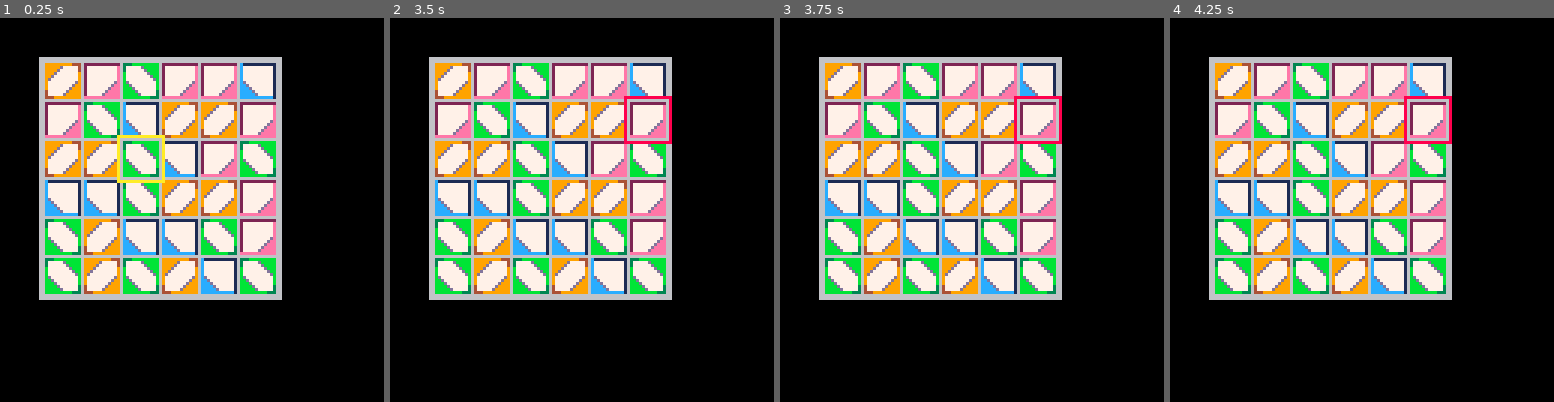
Above: before the commit, frames 1-4 (left to right).
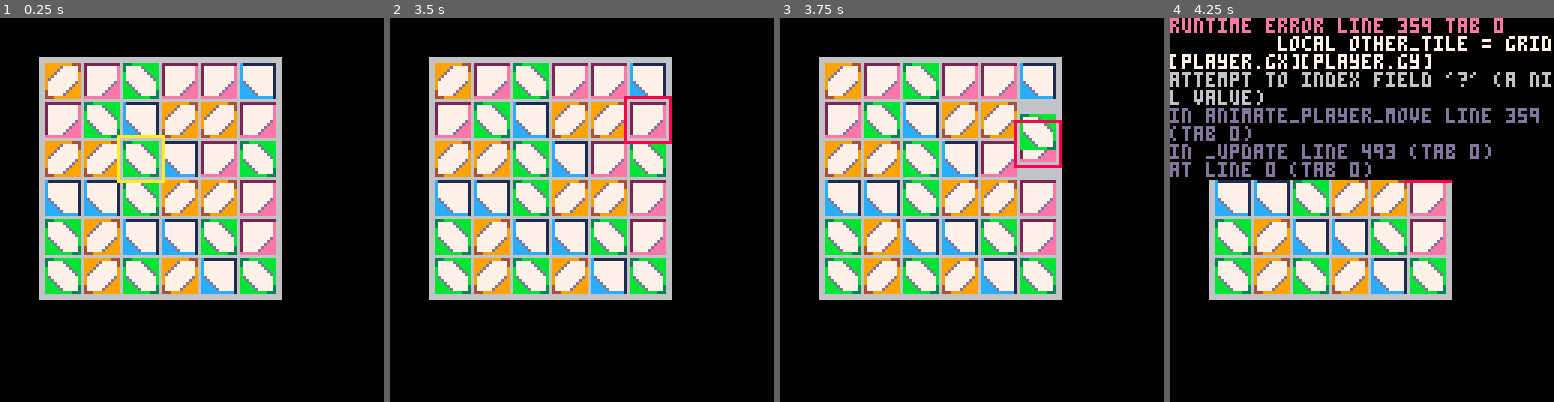
Above: after the commit, the same moments.

Repository: broquaint/pico8-carts
Game: PICO-8 cartridge eggjam4.p8
The game is run twice, just before and just after one commit, with the same random seed, the same clock (stepped at 60 frames per second) and the same inputs.
Inputs:
- Up to frame 1 (0.25 s): no input
- Up to frame 2 (3.5 s): tap X (X key) at 0.33, 1.07, 1.85, 2.97 s; tap O (Z key) at 0.7, 1.7, 2.1, 2.5, 2.9, 3.3 s; hold Right 1.6-2.1 s; hold Up 2.15-2.42 s; hold Right 2.47-3.03 s; hold Left from 3.08 s (still down)
- Up to frame 3 (3.75 s): release Left at 3.58 s; hold Down from 3.63 s (still down); tap O (Z key) at 3.7 s
- Up to frame 4 (4.25 s): release Down at 3.97 s; hold Right from 4.02 s (still down); tap X (X key) at 4.08 s; tap O (Z key) at 4.1 s

Frames 1-2 are identical in both runs. In frame 3, 1.8% of the frame differs, in the area x 60-74%, y 20-42%; in frame 4, 25%, in the area x 0-100%, y 0-43%.
Error after the commit: runtime error line 359 tab 0; local other_tile = grid[player.gx][player.gy]; attempt to index field '?' (a nil value)

Commit message:
Match all corners
Now it works for all kinds of tiles which are currently being held.

Diff:
--- a/eggjam4.p8
+++ b/eggjam4.p8
@@ -18,10 +18,17 @@
 play_state_idle = 'idle'
 play_state_switch = 'switch'
 
-   -- br = 'bottom right',
-   -- bl = 'bottom left',
-   -- tr = 'top right',
-   -- tl = 'top left',
+-- br = 'bottom right',
+-- bl = 'bottom left',
+-- tr = 'top right',
+-- tl = 'top left',
+
+-- tl      tr      bl      br
+-- oo xx # xx oo # xx xx # xx xx
+-- oo xx # xx oo # xx xx # xx xx
+--
+-- xx xx # xx xx # oo xx # xx oo
+-- xx xx # xx xx # oo xx # xx oo
 
 grid_tiles={
    {idx=1, colour=azure,  matches={bl=true}},
@@ -57,6 +64,12 @@
    end
 end
 
+function gt(gx, gy)
+   local row = grid[gx]
+   if(row == nil) return nil
+   return row[gy]
+end
+
 function set_game_state(s)
    last_transition = frame_count
    current_game_state = s
@@ -165,26 +178,67 @@
 
 function check_for_patterns(tile)
    function diamond_match(a)
-      local b = grid[a.gx+1][a.gy]
-      local c = grid[a.gx][a.gy+1]
-      local d = grid[a.gx+1][a.gy+1]
-      dump('checking ',a)
-
-      if a.matches.br and b.matches.bl and c.matches.tr and d.matches.tl then
-         dump('matched! ',a)
-         return {a,b,c,d}
-      else
-         dump('nay :( ',a)
-         return false
-      end
-   end
-
-   -- oo xx
-   -- oo xx
-   --
-   -- xx xx
-   -- xx xx
-   local tx, ty = tile.gx, tile.gy
+      if(not a) return false
+
+      -- xx xx
+      -- xo @x
+      -- xo ox
+      -- xx xx
+      if a.matches.bl then
+         local b = gt(a.gx - 1, a.gy)
+         local c = gt(a.gx - 1, a.gy + 1)
+         local d = gt(a.gx,     a.gy + 1)
+
+         if (b and c and d) and b.matches.br and c.matches.tr and d.matches.tl then
+            return {b,a,c,d}
+         end
+      end
+
+      -- xx xx
+      -- x@ ox
+      -- xo ox
+      -- xx xx
+      if a.matches.br then
+         local b = gt(a.gx + 1, a.gy)
+         local c = gt(a.gx,     a.gy + 1)
+         local d = gt(a.gx + 1, a.gy + 1)
+
+         if (b and c and d) and b.matches.bl and c.matches.tr and d.matches.tl then
+            return {a,b,c,d}
+         end
+      end
+
+      -- xx xx
+      -- xo ox
+      -- x@ ox
+      -- xx xx
+      if a.matches.tr then
+         local b = gt(a.gx,     a.gy - 1)
+         local c = gt(a.gx + 1, a.gy - 1)
+         local d = gt(a.gx + 1, a.gy)
+
+         if (b and c and d) and b.matches.br and c.matches.bl and d.matches.tl then
+            return {b,c,a,d}
+         end
+      end
+
+      -- xx xx
+      -- xo ox
+      -- xo @x
+      -- xx xx
+      if a.matches.tl then
+         local b = gt(a.gx - 1, a.gy - 1)
+         local c = gt(a.gx,     a.gy - 1)
+         local d = gt(a.gx - 1, a.gy)
+
+         if (b and c and d) and b.matches.br and c.matches.bl and d.matches.tr then
+            return {b,c,d,a}
+         end
+      end
+
+      return false
+   end
+
    return diamond_match(tile)
 end
 
@@ -195,10 +249,12 @@
       local matched = check_for_patterns(player.tile_held)
       if matched then
          dump('matched: ',matched)
+         for t in all(matched) do t.matched = true end
          animate(function()
                current_match = matched
                wait(60)
                current_match = nil
+               for t in all(matched) do t.matched = false end
                set_play_state('idle')
          end)
          state = 'matched'
@@ -259,15 +315,19 @@
       for j = 1,6 do
          local gs = grid[i][j]
          spr(gs.spr_idx, gs.x, gs.y, 2, 2)
+         if gs.matched then
+            circ(gs.x+8, gs.y+8,3, orange)
+            circfill(gs.x+8, gs.y+8,2, yellow)
+         end
       end
    end
 
    if in_play_state('matched') then
-      local mx0 = current_match[1].x
-      local my0 = current_match[1].y
-      local mx1 = current_match[#current_match].x + space_size + 1
-      local my1 = current_match[#current_match].y + space_size + 1
-      rect(mx0, my0, mx1, my1, lime)
+      local mx0 = current_match[1].x + 2
+      local my0 = current_match[1].y + 2
+      local mx1 = current_match[#current_match].x + space_size
+      local my1 = current_match[#current_match].y + space_size
+      rect(mx0, my0, mx1, my1, yellow)
    else
       -- Draw player cursor
       local px0 = player.x + 1
